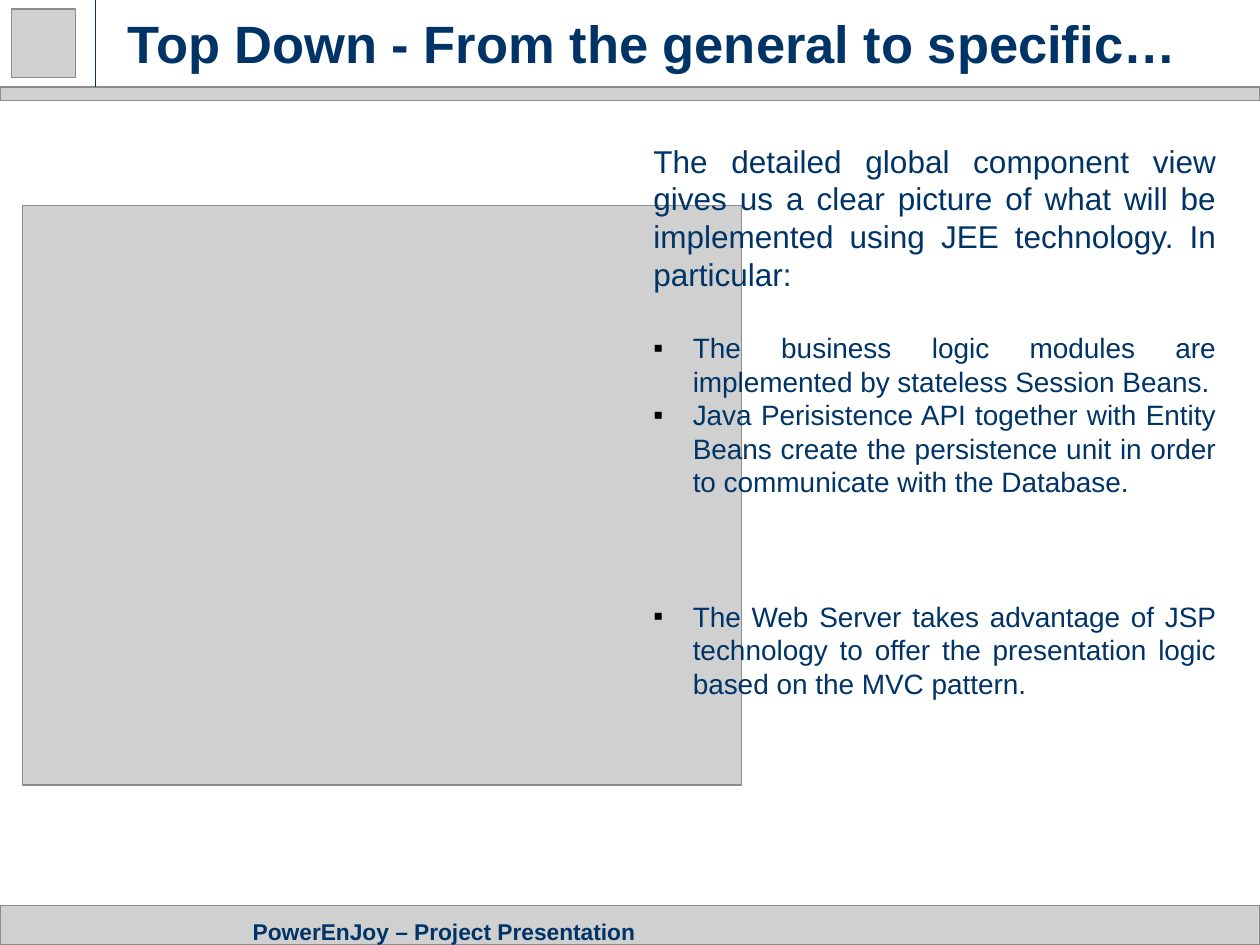
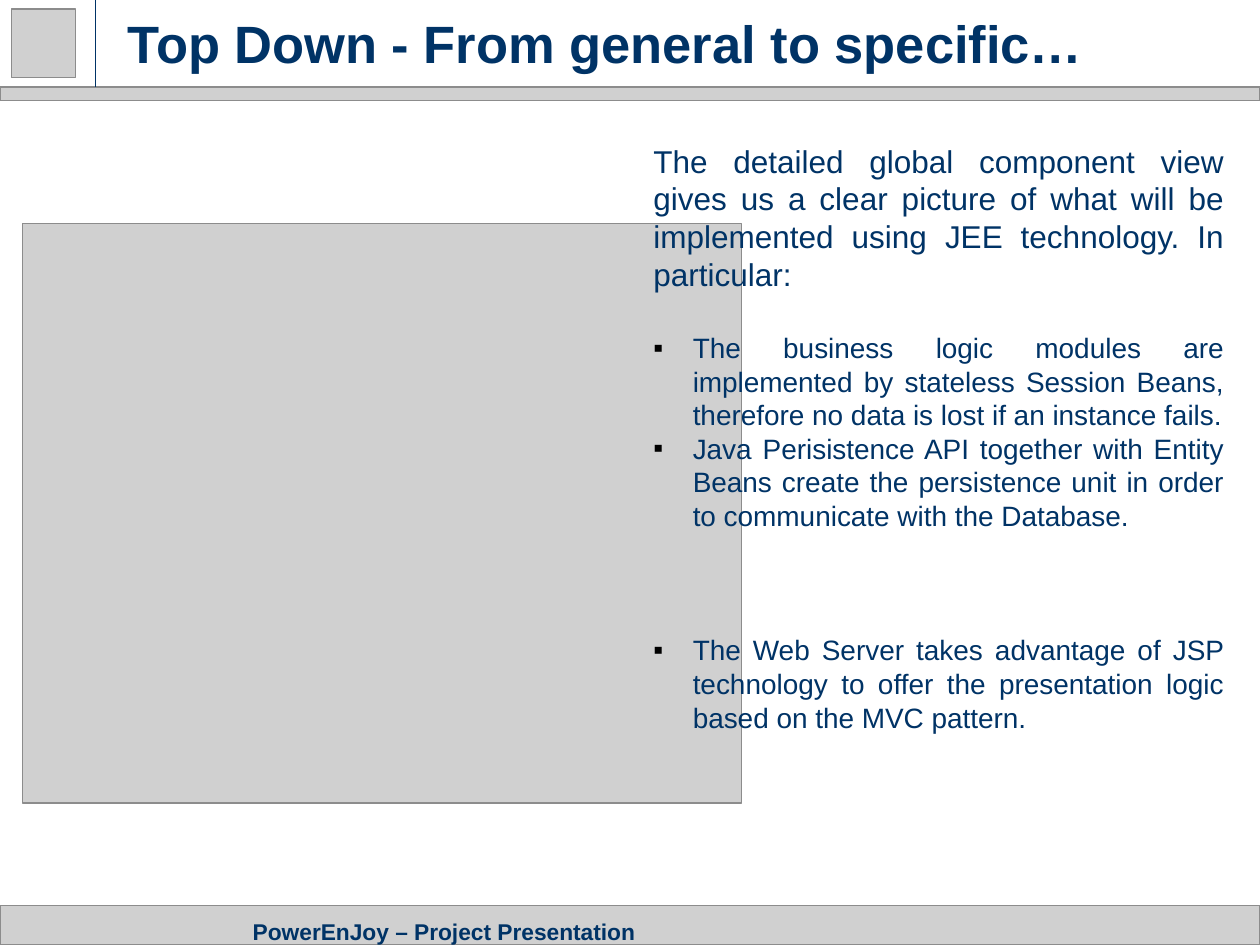
Before and after one commit to GiovanniScotti/PowerEnjoy-SEII-Project-Scotti-Trabucchi, a slide deck: slide 19 of Project Presentation.pptx (slide 14 before the commit). Drawn at 1260x945 pixels with LibreOffice and Linux fonts; fonts in the diff are those of the drawing; grey boxes stand for pictures. Boxes give left, top, right and bottom in pixels: in the first picture for what was removed or moved away, otherwise in the second. Text is boxed around its words. In the diff, an @@ line names an element or a change of style, - is before the commit and + after.

```diff
--- a/Project Presentation.pptx
+++ b/Project Presentation.pptx
@@ title at <box>128,25,1083,74</box>: text changed @@
-Top Down - From the general to specific…
+Top Down - From general to specific…
@@ picture: place and size @@
-picture at <box>23,205,742,785</box>
+picture at <box>23,224,742,804</box>
@@ text at <box>693,337,1224,431</box>: text changed @@
-▪ The business logic modules are implemented by stateless Session Beans.
+▪ The business logic modules are implemented by stateless Session Beans, therefore no data is lost if an instance fails.
```
Also in this commit, not shown: 7 other slides changed, 15 slides added.
